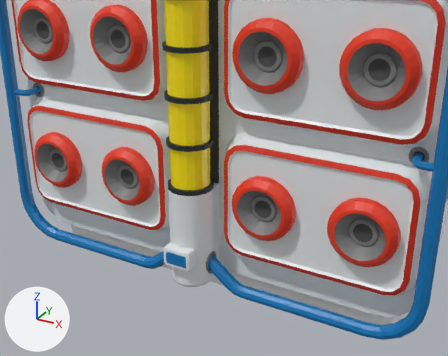
A saved change to the Blender file models/backpack-pro-max.blend.
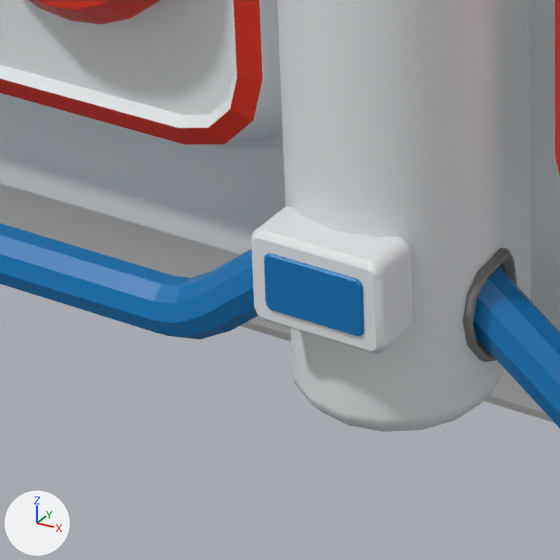
Each version appears first from a camera (50 mm lens) standing at (0.683, -1.225, 0.597) and looking at (0.054, -0.08, 0.025), and next in a close-up on the part from 25% to 50% of the width and 56% to 88% of the height. The lights are fixed; the arrows at lower left show +X, +Y and +Z. The first two pictures are the older version.

Script lines for the objects in view, before the commit:
```python
me_lowerbatteryaccent = bpy.data.meshes.new('LowerBatteryAccent')
me_lowerbatteryaccent.from_pydata(...)  # 112 vertices, 220 faces; spans x -0.0265..0.0265, y -0.2102..-0.2078, z -0.155..-0.125
me_lowerbatteryaccent.materials.append(mat_trim)  # blue #0076b7
me_lowerbatteryaccentmount_aligned15 = bpy.data.meshes.new('LowerBatteryAccentMount aligned15')
me_lowerbatteryaccentmount_aligned15.from_pydata(...)  # 352 vertices, 220 faces; spans x -0.0355..0.0355, y -0.2088..-0.1788, z -0.164..-0.116
me_lowerbatteryaccentmount_aligned15.materials.append(mat_shell)  # white #e5eaec
me_padoutline_1_3 = bpy.data.meshes.new('PadOutline_1_3')
me_padoutline_1_3.from_pydata(...)  # 32 vertices, 32 faces; spans x 0.08..0.5, y -0.132..-0.127, z -0.135..0.135
me_padoutline_1_3.materials.append(mat_red)  # red #dc2e11
ob_lowerbatteryaccent = bpy.data.objects.new('LowerBatteryAccent', me_lowerbatteryaccent)
ob_lowerbatteryaccent.location = (0.0, 0.0, 0.0)
ob_lowerbatteryaccentmount = bpy.data.objects.new('LowerBatteryAccentMount', me_lowerbatteryaccentmount_aligned15)
ob_lowerbatteryaccentmount.location = (0.0, 0.0, 0.0)
ob_padoutline_1_3 = bpy.data.objects.new('PadOutline_1_3', me_padoutline_1_3)
ob_padoutline_1_3.location = (0.0, 0.0, 0.0)
# also in view: 'NativeSocket_3_1_2' at (-0.18, -0.141, 0.0); 'PadOutline_-1_3' at (-0.29, -0.13, 0.0); 'BatteryBottomTubeEyelet_1' at (0.052, -0.137, -0.17); 'OriginalRearAndShoulders_6' at (0.0, 0.092, 0.55); 'RoundOuterRail_-1' at (-0.285, -0.137, 0.495)
```
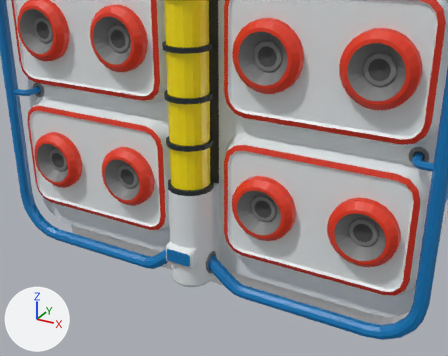
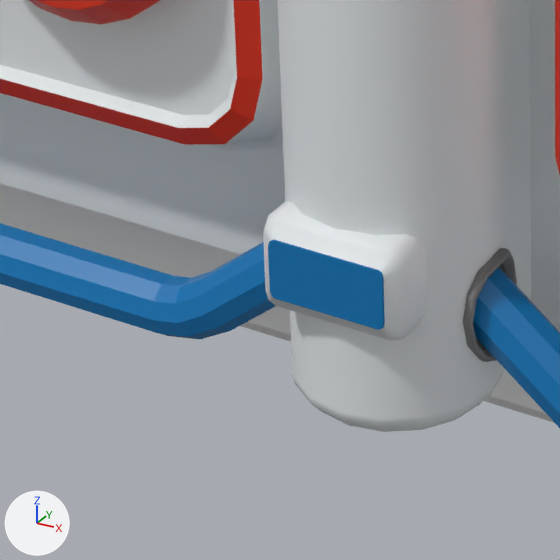
Changed parts and their boxes [x1, y1, x2, y2] in the close-ups (560 x 560 px):
'LowerBatteryAccentMount', reshaped
    before: [251, 207, 413, 354]
    after: [263, 201, 427, 340]
'LowerBatteryAccent', reshaped (17% wider, 8% taller)
    before: [264, 253, 364, 336]
    after: [268, 240, 385, 330]
part 1 of me_lowerbatteryaccentmount_aligned15, deleted
    before: [251, 207, 413, 354]
part 2 of me_lowerbatteryaccentmount_aligned15, reshaped
    after: [263, 201, 420, 340]
part 4 of me_lowerbatteryaccent, cut back
    before: [264, 253, 364, 336]
    after: [268, 240, 385, 330]

The change, as a diff of the scene's bpy script:
```diff
--- a/models/backpack-pro-max.blend.py
+++ b/models/backpack-pro-max.blend.py
@@ me_lowerbatteryaccentmount_aligned15 @@
 # used by ob_lowerbatteryaccentmount; location = (0.0, 0.0, 0.0)
-me_lowerbatteryaccentmount_aligned15.from_pydata(...)  # 352 vertices, 220 faces; spans x -0.0355..0.0355, y -0.2088..-0.1788, z -0.164..-0.116
+me_lowerbatteryaccentmount_aligned15.from_pydata(...)  # 48 vertices, 72 faces; spans x -0.0382..0.0382, y -0.1981..-0.1729, z -0.1651..-0.1149
+# me_lowerbatteryaccentmount_aligned15 part 1: 45 loose pieces with 348 vertices, spanning x -0.0355..0.0355, y -0.2088..-0.1788, z -0.164..-0.116, are deleted
+# me_lowerbatteryaccentmount_aligned15 part 2: 4 vertices removed from x -0.029..0.029, y -0.2058..-0.1818, z -0.164; 48 vertices added at x -0.0382..0.0382, y -0.1981..-0.1729, z -0.1651..-0.1149
+# me_lowerbatteryaccentmount_aligned15 part 3: the surface is now shaded smooth
 me_lowerbatteryaccentmount_aligned15.materials.append(mat_shell)
@@ me_lowerbatteryaccent @@
 # used by ob_lowerbatteryaccent; location = (0.0, 0.0, 0.0)
-me_lowerbatteryaccent.from_pydata(...)  # 112 vertices, 220 faces; spans x -0.0265..0.0265, y -0.2102..-0.2078, z -0.155..-0.125
+me_lowerbatteryaccent.from_pydata(...)  # 24 vertices, 34 faces; spans x -0.0306..0.0306, y -0.1997..-0.1981, z -0.1553..-0.1247
+# me_lowerbatteryaccent part 4: the whole mesh is rebuilt
+# me_lowerbatteryaccent part 5: the surface is now shaded smooth
 me_lowerbatteryaccent.materials.append(mat_trim)
```
